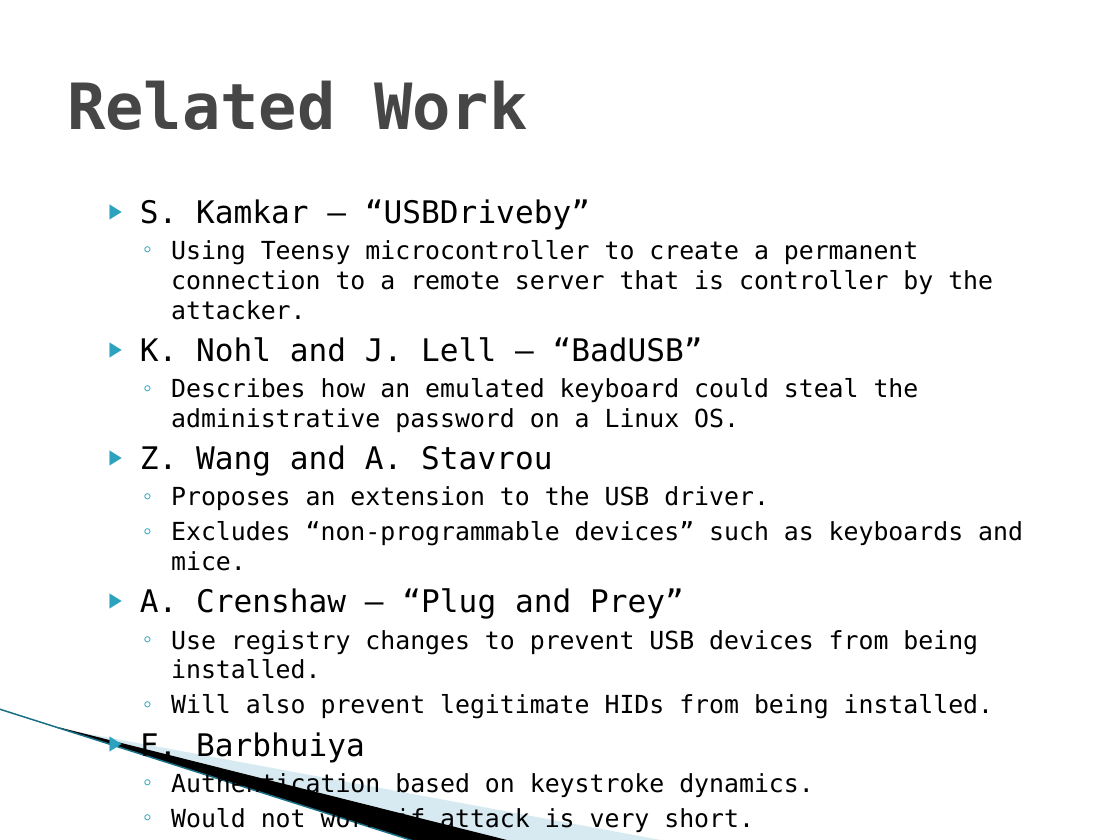
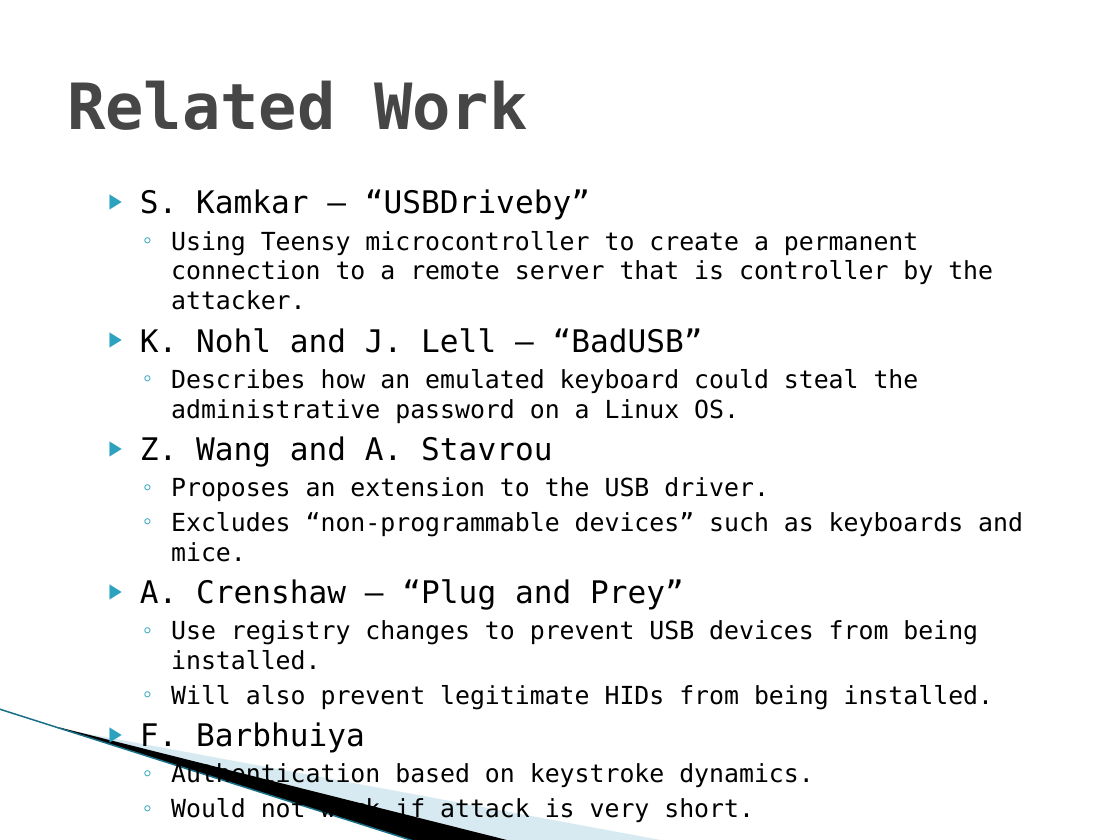
Before and after one commit to vfasburg/cse_825, a slide deck: slide 5 of Project/Final_Project_Presentation_Fasburg_Reiff_Thomas.pptx. Drawn at 1120x840 pixels with LibreOffice and Linux fonts; fonts in the diff are those of the drawing; background and template pictures are left out. Boxes give left, top, right and bottom in pixels: in the first picture for what was removed or moved away, otherwise in the second. Text is boxed around its words. In the diff, an @@ line names an element or a change of style, - is before the commit and + after.

Commit message:
Fixed spacing on one of the slides.

```diff
--- a/Project/Final_Project_Presentation_Fasburg_Reiff_Thomas.pptx
+++ b/Project/Final_Project_Presentation_Fasburg_Reiff_Thomas.pptx
@@ text "S. Kamkar – “USBDriveby”": place and size @@
-text "S. Kamkar – “USBDriveby”" at (140, 199, 1023, 833)
+text "S. Kamkar – “USBDriveby”" at (140, 189, 1023, 824)
```
Also in this commit, not shown: 1 other slide changed.
